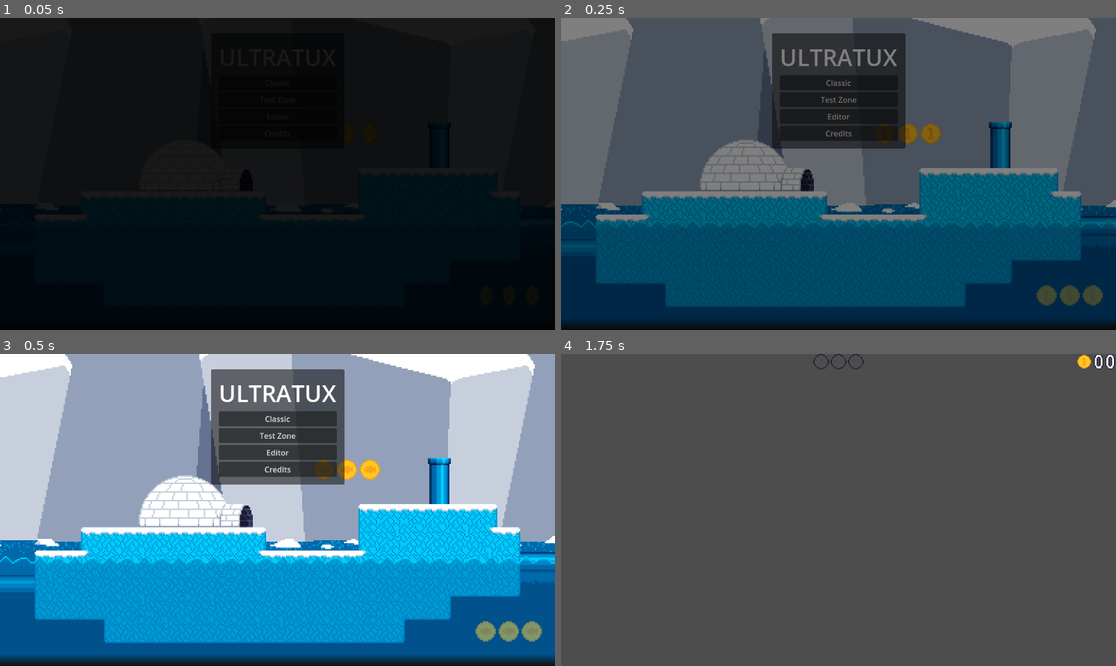
Above: before the commit, frames 1-4 (two rows, left to right).
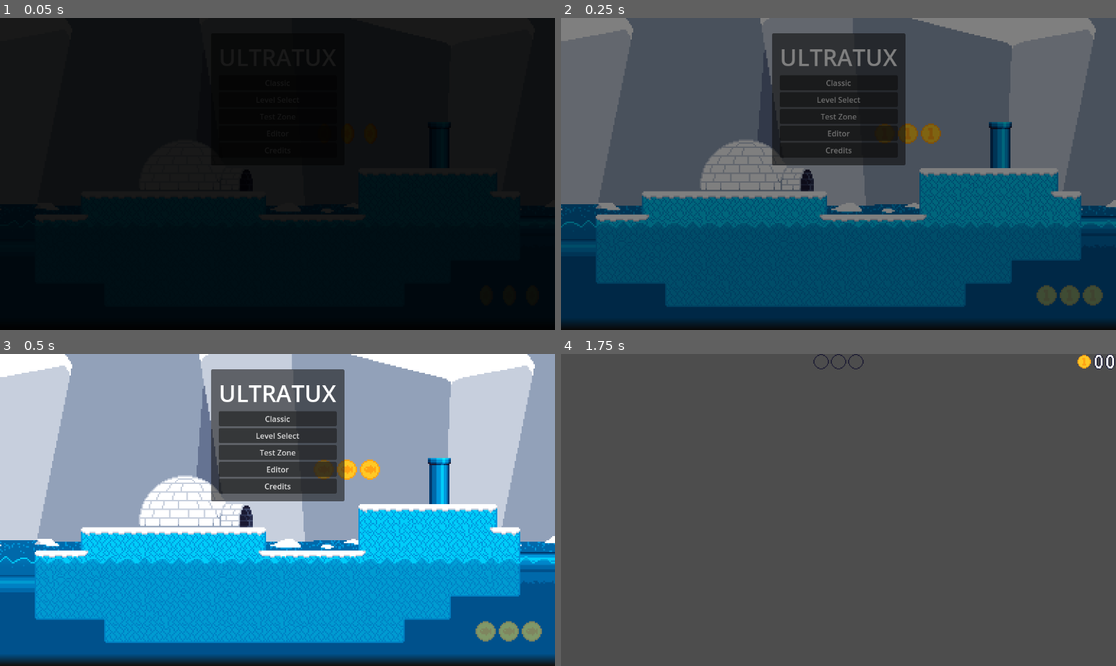
Above: after the commit, the same moments.

Repository: NoNotCar/UltraTux
Game: Godot game, scene res://title.tscn
The game is run twice, just before and just after one commit, with the same random seed, the same clock (stepped at 60 frames per second) and the same inputs. Sound files missing from this copy of the repository are replaced by a short silence.
Inputs (mouse positions are in pixels of both pictures, inside the frame that each line leads up to):
- Up to frame 1 (0.05 s): no input
- Up to frame 2 (0.25 s): no input
- Up to frame 3 (0.5 s): no input
- Up to frame 4 (1.75 s): click "Test Zone" at 0.5 s; tap Enter at 1.25 s; move the mouse to (960, 494) at 1.27 s; hold D (move_right) from 1.28 s (still down); hold Shift (run) from 1.28 s (still down); click (960, 494) at 1.42 s; tap Space (jump) at 1.52 s

The runs differ from the first frame. In frame 2, 1.5% of the frame differs, in the area x 38-63%, y 25-48%; in frame 3, 1.9%; in frame 4, nothing differs.
Error in both runs: Attempt to call function 'get_length' in base 'null instance' on a null instance. (res://level.gd:50)

Commit message:
manifest destiny

Diff:
--- a/Game.gd
+++ b/Game.gd
@@ -2,7 +2,7 @@
 
 const TuxScene = preload("res://tux/tux.tscn")
 # Called when the node enters the scene tree for the first time.
-var ten_coins = [false, false, false]
+var ten_coins: Array[bool] = [false, false, false]
 var time = 0.0
 
 # Called every frame. 'delta' is the elapsed time since the previous frame.
@@ -37,5 +37,4 @@
 	$Victory.play()
 	await $Victory.finished
 	await $Level.fade_out()
-	Globals.big_coins += ten_coins.reduce(func(acc: int, got: bool): return acc + (1 if got else 0), 0)
-	Globals.to_next_level()
+	Globals.to_next_level(ten_coins)
--- a/globals.gd
+++ b/globals.gd
@@ -1,15 +1,17 @@
 extends Node
 
-
+var current_manifest_id: String
+var manifest_root: String
 var current_level = ""
 var global_water_level: float
 var editing = true
 var lives = 10
 var classic_level = 1
 var big_coins = 0
-var classic_complete = false
 enum GAME_MODE {SINGLE_STAGE, CLASSIC}
 var game_mode: GAME_MODE = GAME_MODE.SINGLE_STAGE
+var levelGex = RegEx.create_from_string("([^\\/]+)\\.lvl$")
+var maniGex = RegEx.create_from_string("(.+)\\/[^\\/]+\\.json$")
 
 
 signal coins_updated
@@ -21,14 +23,17 @@
 func _ready():
 	AudioServer.set_bus_volume_db(0,-10)
 
-func start_game(mode: GAME_MODE):
+func start_game(manifest_path: String, mode: GAME_MODE):
+	var manifest = Saving.load_manifest(manifest_path)
+	current_manifest_id = manifest.id
+	manifest_root = maniGex.search(manifest_path).get_string(1)
 	game_mode = mode
 	editing = false
 	coins = 0
 	big_coins = 0
 	classic_level = 1
 	if mode == GAME_MODE.CLASSIC:
-		current_level = "res://levels/classic/1-1.lvl"
+		current_level = "%s/1-1.lvl" % manifest_root
 		lives = 10
 		get_tree().change_scene_to_file("res://ui/classic_info_screen.tscn")
 	else:
@@ -36,17 +41,18 @@
 		get_tree().change_scene_to_file("res://game.tscn")
 
 
-func to_next_level():
+func to_next_level(coins: Array[bool]):
+	if current_manifest_id:
+		var level_id = levelGex.search(current_level).get_string(1)
+		Saving.save_level_completion(current_manifest_id, level_id, coins)
 	match game_mode:
 		GAME_MODE.CLASSIC:
 			classic_level += 1
-			var possible_level = "res://levels/classic/%s-%s.lvl" % [1, classic_level]
+			var possible_level = "%s/%s-%s.lvl" % [manifest_root, 1, classic_level]
 			if FileAccess.file_exists(possible_level):
 				current_level = possible_level
 				get_tree().change_scene_to_file("res://ui/classic_info_screen.tscn")
 				return
-			else:
-				classic_complete = true
 	editing = true
 	get_tree().change_scene_to_file("res://title.tscn")
 
--- a/project.godot
+++ b/project.godot
@@ -18,6 +18,7 @@
 [autoload]
 
 Lib="*res://lib.gd"
+Saving="*res://save.gd"
 Globals="*res://globals.gd"
 
 [debug]
--- /dev/null
+++ b/save.gd
@@ -0,0 +1,29 @@
+extends Node
+
+func load_manifest(path: String)->Dictionary:
+	var f = FileAccess.open(path,FileAccess.READ)
+	var json = f.get_as_text()
+	return JSON.parse_string(json)
+
+
+func get_level_completion(id: String)->Dictionary:
+	var save_file = ConfigFile.new()
+	var err = save_file.load("user://%s.sav" % id)
+	var res = {}
+	if err == OK:
+		for lvl in save_file.get_section_keys("levels"):
+			var completion = save_file.get_value("levels", lvl, [false, false, false])
+			res[lvl] = completion
+	return res
+
+func save_level_completion(id: String, lvl: String, coins: Array[bool]):
+	var save_file = ConfigFile.new()
+	var path = "user://%s.sav" % id
+	var err = save_file.load(path)
+	var progress = [false,false,false]
+	if err == OK:
+		progress = save_file.get_value("levels", lvl, [false, false, false])
+	for i in 3:
+		progress[i] = progress[i] or coins[i]
+	save_file.set_value("levels", lvl, progress)
+	save_file.save(path)
--- a/title.gd
+++ b/title.gd
@@ -6,12 +6,12 @@
 func _ready():
 	if OS.is_debug_build():
 		$CanvasLayer/PanelContainer/MarginContainer/VBoxContainer/TestZone.visible = true
-	if Globals.classic_complete:
-		$CanvasLayer/PanelContainer/MarginContainer/VBoxContainer/Classic.text += " " + star
-		if Globals.big_coins >= MAX_STARS * 0.5:
-			$CanvasLayer/PanelContainer/MarginContainer/VBoxContainer/Classic.text += star
-		if Globals.big_coins >= MAX_STARS:
-			$CanvasLayer/PanelContainer/MarginContainer/VBoxContainer/Classic.text += star
+	#if Globals.classic_complete:
+		#$CanvasLayer/PanelContainer/MarginContainer/VBoxContainer/Classic.text += " " + star
+		#if Globals.big_coins >= MAX_STARS * 0.5:
+			#$CanvasLayer/PanelContainer/MarginContainer/VBoxContainer/Classic.text += star
+		#if Globals.big_coins >= MAX_STARS:
+			#$CanvasLayer/PanelContainer/MarginContainer/VBoxContainer/Classic.text += star
 	$Level.load_level("res://levels/title/1-title.lvl")
 
 
@@ -23,13 +23,17 @@
 
 
 func _on_classic_pressed():
-	Globals.start_game(Globals.GAME_MODE.CLASSIC)
+	Globals.start_game("res://levels/classic/manifest.json", Globals.GAME_MODE.CLASSIC)
 
 
 func _on_test_zone_pressed():
 	Globals.current_level = "user://1-5.lvl"
-	Globals.start_game(Globals.GAME_MODE.SINGLE_STAGE)
+	Globals.start_game("res://levels/classic/manifest.json", Globals.GAME_MODE.SINGLE_STAGE)
 
 
 func _on_credits_pressed():
 	get_tree().change_scene_to_file("res://ui/credits.tscn")
+
+
+func _on_level_select_pressed():
+	$CanvasLayer/ClassicLevelSelect.show_for_id("classic")
--- a/title.tscn
+++ b/title.tscn
@@ -1,7 +1,8 @@
-[gd_scene load_steps=4 format=3 uid="uid://dxrddpcdh6rc1"]
+[gd_scene load_steps=5 format=3 uid="uid://dxrddpcdh6rc1"]
 
 [ext_resource type="Script" path="res://title.gd" id="1_ry2lq"]
 [ext_resource type="PackedScene" uid="uid://bt3lun5hkoyeq" path="res://level.tscn" id="2_pb0s8"]
+[ext_resource type="PackedScene" uid="uid://bkbb80vntsuap" path="res://ui/level_select/classic_level_select.tscn" id="2_repn0"]
 [ext_resource type="AudioStream" uid="uid://divskmluo7rps" path="res://ui/intro.ogg" id="3_5u5ku"]
 
 [node name="Title" type="Node"]
@@ -39,6 +40,10 @@
 layout_mode = 2
 text = "Classic"
 
+[node name="LevelSelect" type="Button" parent="CanvasLayer/PanelContainer/MarginContainer/VBoxContainer"]
+layout_mode = 2
+text = "Level Select"
+
 [node name="TestZone" type="Button" parent="CanvasLayer/PanelContainer/MarginContainer/VBoxContainer"]
 visible = false
 layout_mode = 2
@@ -52,6 +57,8 @@
 layout_mode = 2
 text = "Credits"
 
+[node name="ClassicLevelSelect" parent="CanvasLayer" instance=ExtResource("2_repn0")]
+
 [node name="Level" parent="." instance=ExtResource("2_pb0s8")]
 
 [node name="Camera2D" type="Camera2D" parent="."]
@@ -63,6 +70,7 @@
 autoplay = true
 
 [connection signal="pressed" from="CanvasLayer/PanelContainer/MarginContainer/VBoxContainer/Classic" to="." method="_on_classic_pressed"]
+[connection signal="pressed" from="CanvasLayer/PanelContainer/MarginContainer/VBoxContainer/LevelSelect" to="." method="_on_level_select_pressed"]
 [connection signal="pressed" from="CanvasLayer/PanelContainer/MarginContainer/VBoxContainer/TestZone" to="." method="_on_test_zone_pressed"]
 [connection signal="pressed" from="CanvasLayer/PanelContainer/MarginContainer/VBoxContainer/Editor" to="." method="_on_editor_pressed"]
 [connection signal="pressed" from="CanvasLayer/PanelContainer/MarginContainer/VBoxContainer/Credits" to="." method="_on_credits_pressed"]
--- /dev/null
+++ b/ui/level_select/classic_level_button.gd
@@ -0,0 +1,22 @@
+extends Button
+
+var level: String
+var coins: Array
+# Called when the node enters the scene tree for the first time.
+func _ready():
+	$VBoxContainer/Label.text = level
+	if coins:
+		for c in 3:
+			if coins[c]:
+				$VBoxContainer/TenCoinDisplay.collect(c+1)
+
+
+
+# Called every frame. 'delta' is the elapsed time since the previous frame.
+func _process(delta):
+	pass
+
+
+func _on_pressed():
+	Globals.current_level = "res://levels/classic/%s.lvl" % level
+	Globals.start_game("res://levels/classic/manifest.json", Globals.GAME_MODE.SINGLE_STAGE)
--- /dev/null
+++ b/ui/level_select/classic_level_button.tscn
@@ -0,0 +1,30 @@
+[gd_scene load_steps=3 format=3 uid="uid://cro1a6tnkojgp"]
+
+[ext_resource type="Script" path="res://ui/level_select/classic_level_button.gd" id="1_lxrab"]
+[ext_resource type="PackedScene" uid="uid://b64scow5ppf3o" path="res://ui/ten_coin_display.tscn" id="1_uc1x3"]
+
+[node name="ClassicLevelButton" type="Button"]
+custom_minimum_size = Vector2(128, 96)
+offset_right = 8.0
+offset_bottom = 8.0
+script = ExtResource("1_lxrab")
+
+[node name="VBoxContainer" type="VBoxContainer" parent="."]
+layout_mode = 1
+anchors_preset = 15
+anchor_right = 1.0
+anchor_bottom = 1.0
+grow_horizontal = 2
+grow_vertical = 2
+
+[node name="Label" type="Label" parent="VBoxContainer"]
+layout_mode = 2
+theme_override_font_sizes/font_size = 32
+text = "1-1"
+horizontal_alignment = 1
+
+[node name="TenCoinDisplay" parent="VBoxContainer" instance=ExtResource("1_uc1x3")]
+layout_mode = 2
+alignment = 1
+
+[connection signal="pressed" from="." to="." method="_on_pressed"]
--- /dev/null
+++ b/ui/level_select/classic_level_select.gd
@@ -0,0 +1,14 @@
+extends AcceptDialog
+
+const lvlButton = preload("res://ui/level_select/classic_level_button.tscn")
+
+func show_for_id(id: String):
+	for c in $GridContainer.get_children():
+		c.queue_free()
+	var complete = Saving.get_level_completion(id)
+	for lvl in complete.keys():
+		var lb = lvlButton.instantiate()
+		lb.level = lvl
+		lb.coins = complete[lvl]
+		$GridContainer.add_child(lb)
+	popup_centered()
--- /dev/null
+++ b/ui/level_select/classic_level_select.tscn
@@ -0,0 +1,21 @@
+[gd_scene load_steps=2 format=3 uid="uid://bkbb80vntsuap"]
+
+[ext_resource type="Script" path="res://ui/level_select/classic_level_select.gd" id="1_u8aib"]
+
+[node name="ClassicLevelSelect" type="AcceptDialog"]
+title = "Level Select"
+size = Vector2i(408, 353)
+ok_button_text = "Close"
+script = ExtResource("1_u8aib")
+
+[node name="GridContainer" type="GridContainer" parent="."]
+anchors_preset = 15
+anchor_right = 1.0
+anchor_bottom = 1.0
+offset_left = 8.0
+offset_top = 8.0
+offset_right = -8.0
+offset_bottom = -49.0
+grow_horizontal = 2
+grow_vertical = 2
+columns = 5
Not shown, added: levels/classic/manifest.json
Binary file added: logo.aseprite
Binary file added: logo.png
Not shown, added: logo.png.import
Binary file added: logo_big.png
Not shown, added: logo_big.png.import
